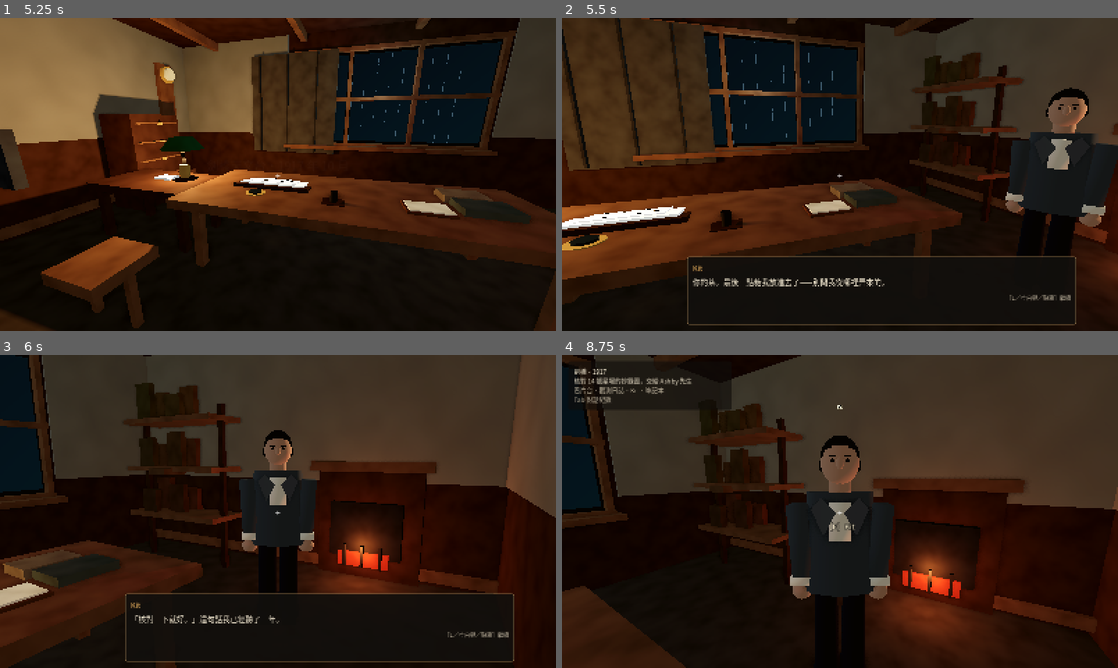
Above: before the commit, frames 1-4 (two rows, left to right).
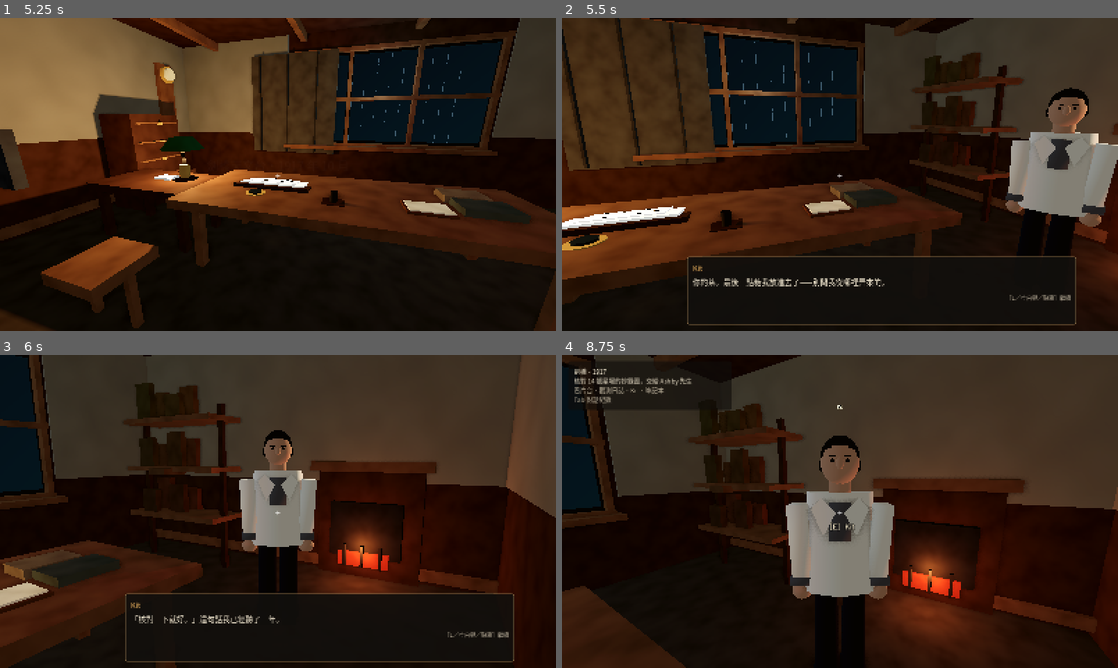
Above: after the commit, the same moments.

Repository: nurockplayer/eddington-1919
Game: Godot game, scene res://scenes/main.tscn
Two runs of this game, one before a commit and one after it. Both use one fixed random seed, a clock stepped at 60 frames per second and the inputs below.
Inputs (mouse positions are in pixels of both pictures, inside the frame that each line leads up to):
- Up to frame 1 (5.25 s): click "序章 劍橋，1917" at 0.5 s; tap Enter (ui_accept) at 1.25, 1.52, 2.75, 3.5, 4.25, 4.52 s; move the mouse to (400, 158) at 1.27 s; hold D (move_right) 1.28-2 s; hold E (interact) 1.28-2 s; click (400, 158) at 1.42 s; drag from (166, 190) to (250, 237) at 2.02 s; move the mouse to (333, 105) at 2.77 s; hold D (move_right) 2.78-3.5 s; tap Left (look_left) at 2.85 s; drag from (250, 237) to (111, 127) at 3.52 s; move the mouse to (444, 221) at 4.27 s; hold A (move_left) 4.28-5 s; tap Up (look_up) at 4.35 s; drag from (111, 127) to (194, 96) at 5.02 s
- Up to frame 2 (5.5 s): no input
- Up to frame 3 (6 s): move the mouse to (305, 511) at 5.77 s; hold S (move_back) from 5.78 s (still down); hold Space (shutter) from 5.78 s (still down); click (305, 511) at 5.92 s
- Up to frame 4 (8.75 s): release S (move_back) at 6.5 s; release Space (shutter) at 6.5 s; tap Enter (ui_accept) at 6.5, 8, 8.27 s; drag from (756, 433) to (728, 527) at 6.52 s; click "1. 「那你的糖呢？」" at 7.25 s; move the mouse to (962, 495) at 8.02 s; hold W (move_forward) from 8.03 s (still down); tap 1 at 8.1 s

Frame 1 is identical in both runs. In frame 2, 4.5% of the frame differs, in the area x 79-100%, y 36-64%; in frame 3, 3.0%; in frame 4, 5.6%, in the area x 40-60%, y 43-78%.

Commit message:
art(c02): blockout colours from the approved designs
Eddington's suit moves to a new mid brown-grey wool_tweed swatch, Ashby to
wool_slate, and Kit's procedural figure to the v3 draft's pale dust coat over
a grey pullover. GLBs are rebuilt and captured in the 2026-10-28 03:00 JST run.

Co-Authored-By: Claude Opus 5.5 <noreply@anthropic.com>
Claude-Session: https://claude.ai/code/session_018AQnqmKaHSUZ7x8RwJ5hk6

Diff:
--- a/scripts/cambridge/room_builder.gd
+++ b/scripts/cambridge/room_builder.gd
@@ -399,7 +399,8 @@
 	out.targets["clock"] = clock_hotspot.position
 
 	# Kit waits at the far end of the table and is reachable from either side.
-	var kit := _npc_without_hat(w, Cast.KIT, Vector3(-2.1, 0, 0.5) if departure else Vector3(2.7, 0, 0.85), Color(0.27, 0.29, 0.30), Color(0.75, 0.70, 0.60), "kit")
+	# Blockout colours from the c01 Kit v3 draft: pale linen dust coat over a grey pullover.
+	var kit := _npc_without_hat(w, Cast.KIT, Vector3(-2.1, 0, 0.5) if departure else Vector3(2.7, 0, 0.85), Color(0.74, 0.71, 0.64), Color(0.33, 0.33, 0.34), "kit")
 	kit.rotation.y = deg_to_rad(155)
 	out.kit = kit
 	out.targets["kit"] = kit.global_position if root.is_inside_tree() else kit.position
--- a/scripts/palette.gd
+++ b/scripts/palette.gd
@@ -34,6 +34,7 @@
 	"hair_greying": Color(0.290, 0.259, 0.231),  # structure
 	"wool_slate": Color(0.376, 0.408, 0.459),  # structure
 	"wool_umber": Color(0.306, 0.275, 0.243),  # structure
+	"wool_tweed": Color(0.404, 0.349, 0.298),  # structure
 	"wool_waistcoat": Color(0.286, 0.278, 0.278),  # structure
 }
 
@@ -69,5 +70,6 @@
 	"hair_greying": 0.6,
 	"wool_slate": 0.94,
 	"wool_umber": 0.96,
+	"wool_tweed": 0.96,
 	"wool_waistcoat": 0.82,
 }
Not shown, changed: art/palette.toml
Not shown, changed: art/people/people.toml
